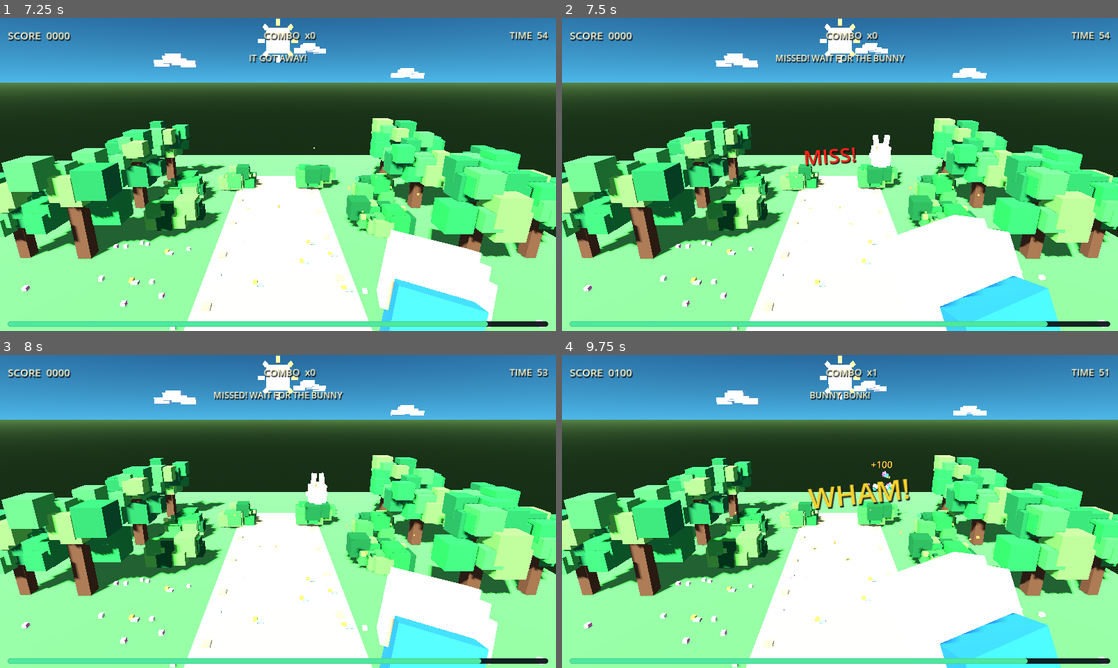
Above: before the commit, frames 1-4 (two rows, left to right).
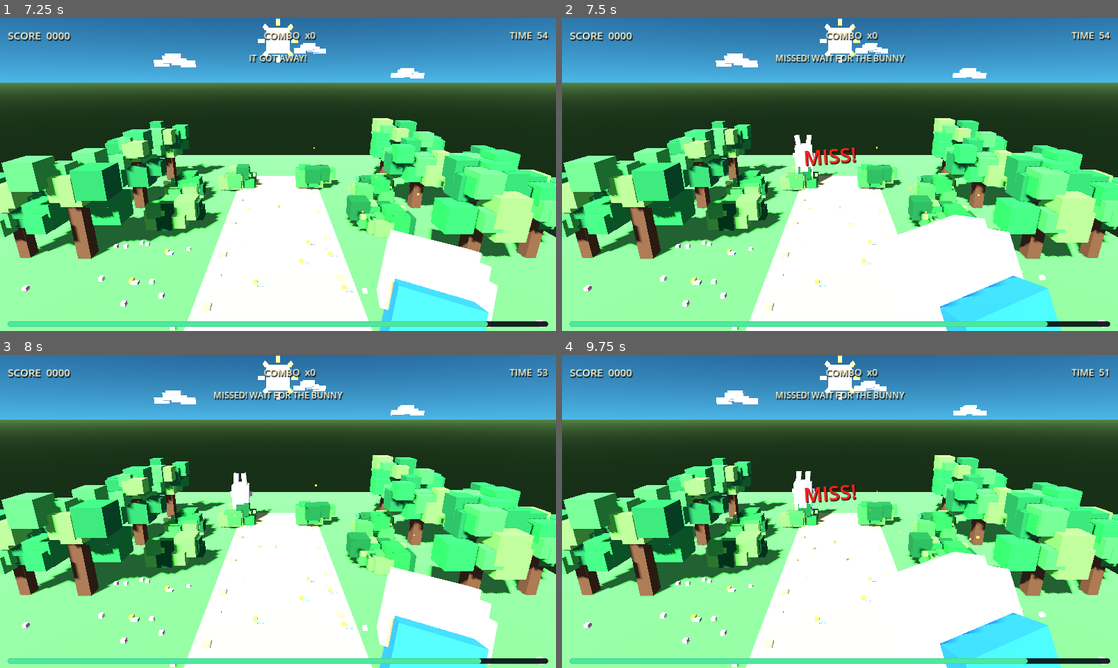
Above: after the commit, the same moments.

Repository: shaquib01/bush-slap
Game: Godot game, scene res://scenes/main.tscn
Two runs of this game, one before a commit and one after it. Both use one fixed random seed, a clock stepped at 60 frames per second and the inputs below.
Inputs (mouse positions are in pixels of both pictures, inside the frame that each line leads up to):
- Up to frame 1 (7.25 s): click "▶ PLAY" at 0.5 s; tap Enter at 1.25, 1.35, 2.85, 4.35, 5.85 s; move the mouse to (250, 237) at 1.27 s; click (250, 237) at 1.42 s; tap Space at 1.52, 2.27, 3.77, 4.52, 5.27, 6.77 s; move the mouse to (444, 221) at 2.02 s; tap Keypad Enter every 1.5 s from 2.1 to 6.6 s; click (444, 221) at 2.17 s; move the mouse to (111, 127) at 2.77 s; click (111, 127) at 2.92 s; move the mouse to (305, 174) at 3.52 s; click (305, 174) at 3.67 s; move the mouse to (194, 96) at 4.27 s; click (194, 96) at 4.42 s; move the mouse to (400, 158) at 5.02 s; click (400, 158) at 5.17 s; move the mouse to (166, 190) at 5.77 s; click (166, 190) at 5.92 s; move the mouse to (333, 105) at 6.52 s; click (333, 105) at 6.67 s
- Up to frame 2 (7.5 s): move the mouse to (812, 237) at 7.27 s; tap Enter at 7.35 s; click (812, 237) at 7.42 s
- Up to frame 3 (8 s): tap Space at 7.52 s
- Up to frame 4 (9.75 s): move the mouse to (1006, 558) at 8.02 s; tap Keypad Enter at 8.1, 9.6 s; click (1006, 558) at 8.17 s; tap Space at 8.27 s; move the mouse to (673, 464) at 8.77 s; tap Enter at 8.85 s; click (673, 464) at 8.92 s; move the mouse to (867, 511) at 9.52 s; click (867, 511) at 9.67 s

Frame 1 is identical in both runs. In frame 2, 0.7% of the frame differs, in the area x 41-62%, y 37-53%; in frame 3, 0.7%; in frame 4, 2.6%, in the area x 0-100%, y 2-100%.

Commit message:
Vary rabbit spawn bushes to keep scanning gameplay

Diff:
--- a/godot/scripts/main.gd
+++ b/godot/scripts/main.gd
@@ -40,6 +40,7 @@
 var play_button: Button
 var rng := RandomNumberGenerator.new()
 var bush_positions: Array[Vector3] = []
+var last_bush_index := -1
 var fireflies: Array[MeshInstance3D] = []
 var firefly_origins: Array[Vector3] = []
 var cloud_nodes: Array[Node3D] = []
@@ -476,7 +477,12 @@
 	return mesh_instance
 
 func _spawn_rabbit() -> void:
-	var spot: Vector3 = bush_positions[rng.randi_range(0, bush_positions.size() - 1)]
+	# Avoid back-to-back spawns from the same bush so players scan the whole garden.
+	var next_bush_index := rng.randi_range(0, bush_positions.size() - 1)
+	if bush_positions.size() > 1 and next_bush_index == last_bush_index:
+		next_bush_index = (next_bush_index + rng.randi_range(1, bush_positions.size() - 1)) % bush_positions.size()
+	last_bush_index = next_bush_index
+	var spot: Vector3 = bush_positions[next_bush_index]
 	rabbit = Area3D.new()
 	rabbit.name = "RabbitTarget"
 	rabbit_home_position = spot + Vector3(0, 0.1, -0.1)
